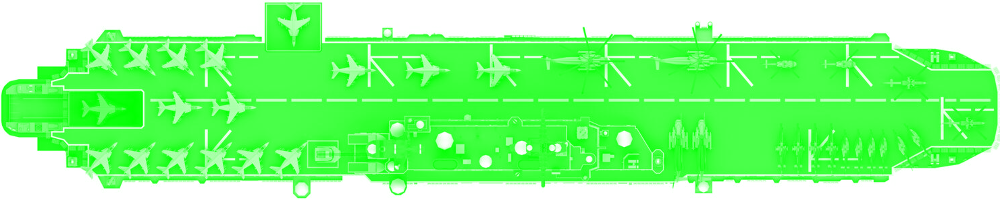
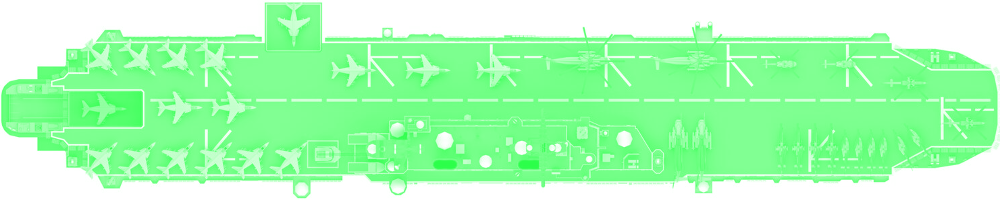
The second 1000x200 image is a revision of the first. Changes to its layers:
added layer "Transformation" above "carrier.jpg" over [0, 0, 1000, 199]
painted on "carrier.jpg" over [0, 0, 1000, 199]
